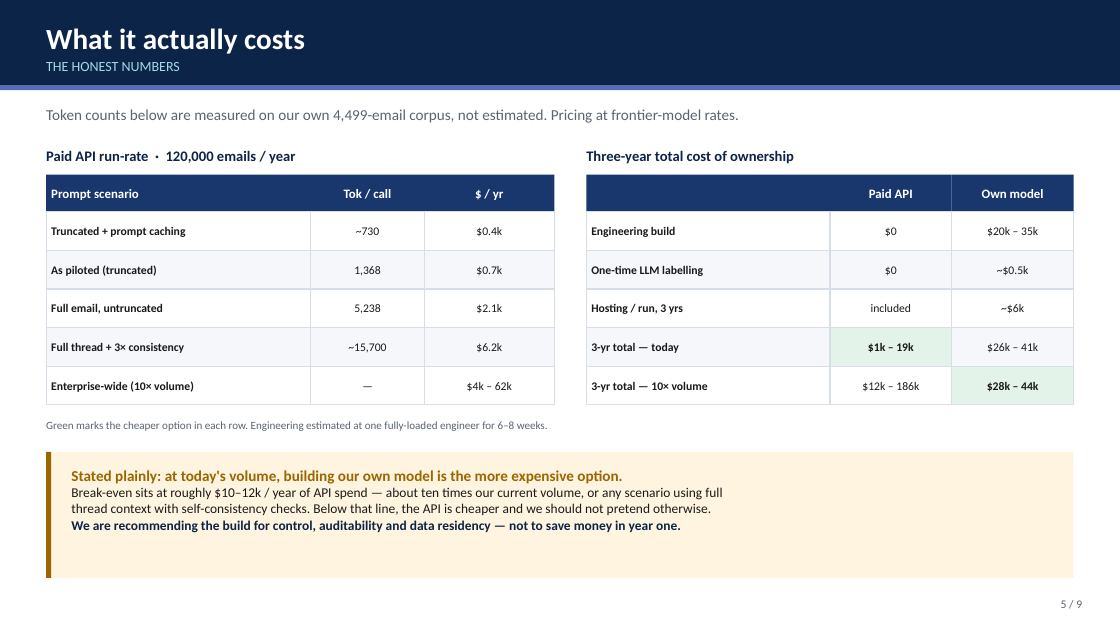
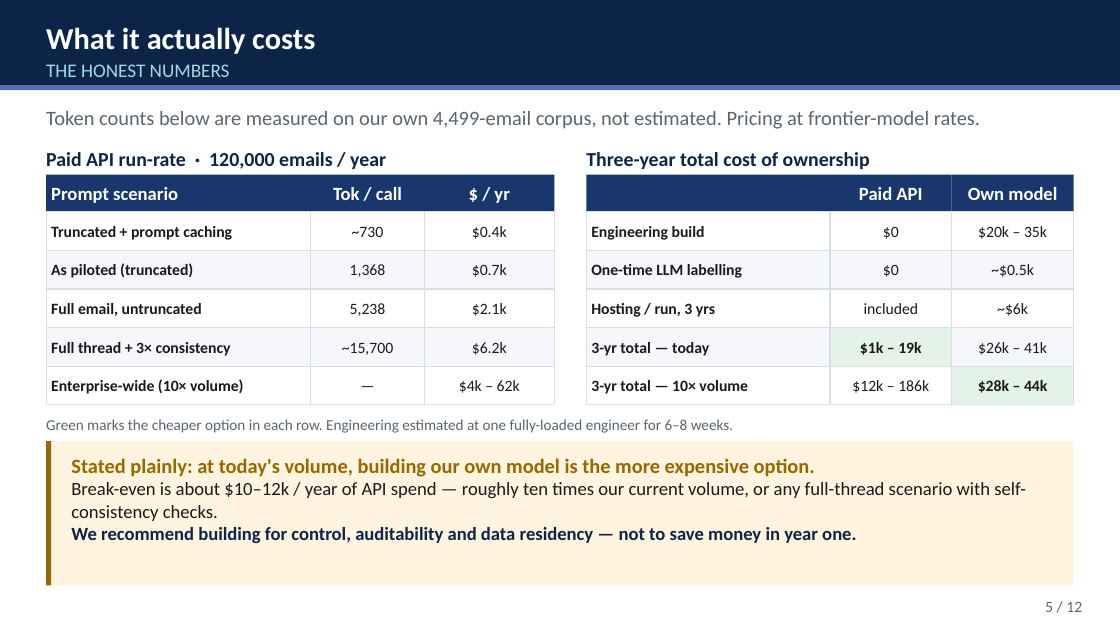
Before and after one commit to orapeasant/emailintent, a slide deck: slide 5 of docs/email_intent_briefing.pptx. Drawn at 1120x630 pixels with LibreOffice and Linux fonts; fonts in the diff are those of the drawing. Boxes give left, top, right and bottom in pixels: in the first picture for what was removed or moved away, otherwise in the second. Text is boxed around its words. In the diff, an @@ line names an element or a change of style, - is before the commit and + after.

```diff
--- a/docs/email_intent_briefing.pptx
+++ b/docs/email_intent_briefing.pptx
@@ title "What it actually costs" at [46,27,315,54]: size 25 to 26 pt @@
@@ text "THE HONEST NUMBERS" at [46,64,230,77]: size 12 to 16.5 pt @@
@@ text "Token counts below are measured ..." at [46,111,980,129]: size 13 to 17.5 pt @@
@@ text "Paid API run-rate · 120,000 ..." at [46,152,386,169]: size 12.5 to 17 pt @@
@@ text "Three-year total cost of ownership" at [586,152,870,169]: size 12.5 to 17 pt @@
@@ size 11 to 16 pt in 5 elements at [46,175,311,212], [311,175,424,212], [424,175,555,212], [830,175,952,212], [952,175,1074,212] @@
@@ size 10 to 13.5 pt in 30 elements at [46,212,311,250], [311,212,424,250], [424,212,555,250], [46,250,311,289], [311,250,424,289], [424,250,555,289], [46,289,311,328], [311,289,424,328], [424,289,555,328], [46,328,311,366], [311,328,424,366], [424,328,555,366], [46,366,311,405], [424,366,555,405], [586,212,830,250], [830,212,952,250], [952,212,1074,250], [586,250,830,289], [830,250,952,289], [952,250,1074,289], [586,289,830,328], [830,289,952,328], [952,289,1074,328], [586,328,830,366], [830,328,952,366], [952,328,1074,366], [586,366,830,405], [830,366,952,405], [952,366,1074,405], [311,366,424,405] @@
@@ text "Green marks the cheaper option ..." at [46,419,733,433]: size 9.5 to 13 pt @@
@@ rectangle: place and size @@
-rectangle at [46,452,1074,578]
+rectangle at [46,441,1074,586]
@@ rectangle: place and size @@
-rectangle at [46,452,51,578]
+rectangle at [46,441,51,586]
@@ text at [71,458,815,477]: size 13 to 17.5 pt in "Stated plainly: at today's volume, building our ..." @@
@@ text "Stated plainly: at today's volume, ...": place and size @@
-text "Stated plainly: at today's volume, ..." at [71,470,722,533]
+text "Stated plainly: at today's volume, ..." at [71,458,1026,543]
@@ text at [71,482,1026,543]: text changed; size 11.5 to 16 pt @@
-Break-even sits at roughly $10–12k / year of API spend — about ten times our current volume, or any scenario using full
-thread context with self-consistency checks. Below that line, the API is cheaper and we should not pretend otherwise.
-We are recommending the build for control, auditability and data residency — not to save money in year one.
+Break-even is about $10–12k / year of API spend — roughly ten times our current volume, or any full-thread scenario with self-consistency checks.
+We recommend building for control, auditability and data residency — not to save money in year one.
@@ text at [1045,602,1082,612]: text changed; size 10 to 13.5 pt @@
-5 / 9
+5 / 12
```
Also in this commit, not shown: 8 other slides changed, 3 slides added, 2 other files.
